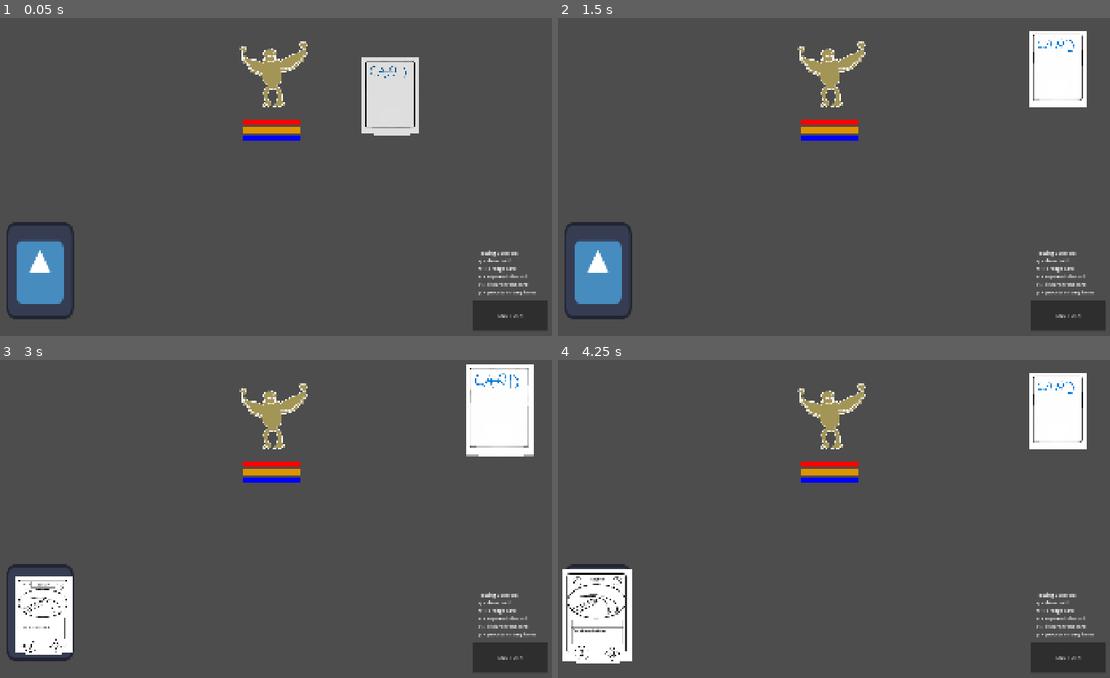
Above: before the commit, frames 1-4 (two rows, left to right).
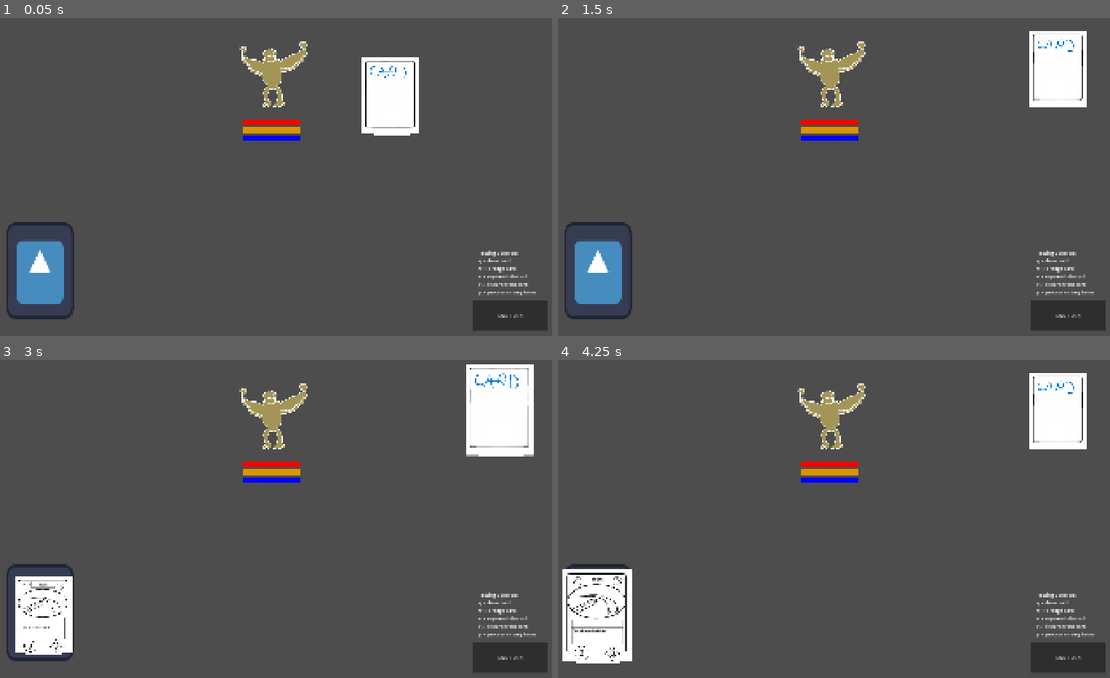
Above: after the commit, the same moments.

Repository: idealmonke/2.5d-test
Game: Godot game, scene res://game_data/scenes/Prototype_Battle.tscn
Same seed, same stepped clock (60 frames per second), same inputs: the game is played once before the commit and once after it. This scene is started directly instead of the project's main scene. The engine's default icon, where the game draws it, is replaced by a stand-in: a white triangle on a blue panel in a dark square.
Inputs (mouse positions are in pixels of both pictures, inside the frame that each line leads up to):
- Up to frame 1 (0.05 s): no input
- Up to frame 2 (1.5 s): click "END TURN" at 0.5 s; tap Enter at 1.25 s; drag from (596, 269) to (1060, 68) at 1.27 s
- Up to frame 3 (3 s): drag from (502, 410) to (38, 611) at 2.02 s; tap Space at 2.75 s; move the mouse to (502, 407) at 2.77 s; hold W from 2.78 s (still down); tap R at 2.85 s; click (502, 407) at 2.92 s
- Up to frame 4 (4.25 s): release W at 3.5 s; tap Enter at 3.5 s; drag from (1060, 410) to (596, 617) at 3.52 s

The runs differ from the first frame. In frame 1, 2.4% of the frame differs, in the area x 65-76%, y 12-37%; in frame 2, nothing differs; in frame 3, less than 0.1%; in frame 4, less than 0.1%.

Commit message:
Cards in discard exhaust correctly and made shader an instant transition

Diff:
--- a/game_data/scenes/Prototype_Battle.tscn
+++ b/game_data/scenes/Prototype_Battle.tscn
@@ -17,8 +17,6 @@
 [sub_resource type="ShaderMaterial" id="ShaderMaterial_5ar1h"]
 shader = ExtResource("6_l4n2p")
 shader_parameter/is_exhausted = false
-shader_parameter/transition_start_time = 0.0
-shader_parameter/fade_duration = 0.4
 shader_parameter/darken_amount = 0.800000038
 shader_parameter/desaturate_amount = 0.30000001425
 
@@ -66,6 +64,7 @@
 script = ExtResource("4_h35sd")
 
 [node name="discard" type="Area2D" parent="." unique_id=215352113]
+z_index = -1
 position = Vector2(192, 850)
 script = ExtResource("2_72g67")
 
@@ -409,4 +408,4 @@
 p = process enemy turns"
 label_settings = SubResource("LabelSettings_h35sd")
 
-[connection signal="pressed" from="end_turn" to="." method="_end_turn"]
+[connection signal="pressed" from="end_turn" to="." method="_on_end_turn_pressed"]
--- a/game_data/scripts/battle_controller.gd
+++ b/game_data/scripts/battle_controller.gd
@@ -127,6 +127,8 @@
 	var old_cards: Array[skill_card] = data.hand.pop_each()
 	old_cards.append_array(data.discard.pop_exhausted())
 
+	data.discard.exhaust_cards()
+
 	for card in old_cards:
 		card.interactable_state = COMMON_ENUMS.INTERACT_STATE.LIBRARY
 		card.exhausted = false
@@ -145,8 +147,7 @@
 	pass
 
 func _end_turn() -> void:
-	if current_state == COMMON_ENUMS.BATTLE_STATE.PLAYER_PLAYING:
-		_change_state(COMMON_ENUMS.BATTLE_STATE.PLAYER_END)
+	_change_state(COMMON_ENUMS.BATTLE_STATE.PLAYER_END)
 
 ## Used for managing the actions at start of state like animations etc
 func _on_enter_state(state: COMMON_ENUMS.BATTLE_STATE) -> void:
@@ -154,7 +155,7 @@
 		COMMON_ENUMS.BATTLE_STATE.PLAYER_UPKEEP:
 			pass
 		COMMON_ENUMS.BATTLE_STATE.PLAYER_END:
-			pass
+			print("ENDING TURN")
 		COMMON_ENUMS.BATTLE_STATE.PLAYER_PLAYING:
 			end_turn_button.show()
 		COMMON_ENUMS.BATTLE_STATE.ENEMY_TURNS:
--- a/game_data/scripts/battle_setup.gd
+++ b/game_data/scripts/battle_setup.gd
@@ -20,3 +20,7 @@
 	# TEMPORARY TESTING CODE
 
 	BattleController._change_state(COMMON_ENUMS.BATTLE_STATE.PLAYER_UPKEEP)
+
+
+func _on_end_turn_pressed() -> void:
+	BattleController._end_turn()
--- a/game_data/skill_cards/card_art/exhausted_card.gdshader
+++ b/game_data/skill_cards/card_art/exhausted_card.gdshader
@@ -2,26 +2,14 @@
 
 // Set from GDScript: true = exhausted, false = active
 uniform bool is_exhausted = false;
-
-// Set from GDScript to Time.get_ticks_msec() / 1000.0 (or OS.get_unix_time())
-// at the exact moment is_exhausted was last toggled
-uniform float transition_start_time = 0.0;
-
-uniform float fade_duration : hint_range(0.01, 5.0) = 0.1;
 uniform float darken_amount : hint_range(0.0, 1.0) = 0.75;
 uniform float desaturate_amount : hint_range(0.0, 1.0) = 0.75;
 
 void fragment() {
 	vec4 tex_color = texture(TEXTURE, UV);
 
-	// How far into the fade are we, 0 -> 1, clamped
-	float elapsed = TIME - transition_start_time;
-	float t = clamp(elapsed / fade_duration, 0.0, 1.0);
-	// Smooth the curve a bit instead of linear
-	//t = smoothstep(0.0, 1.0, t);
-
-	// If becoming exhausted, fade IN the darken effect; if becoming active, fade it OUT
-	float strength = is_exhausted ? t : 1.0 - t;
+	// No fade - just fully on or fully off
+	float strength = is_exhausted ? 1.0 : 0.0;
 
 	// Desaturate: blend toward grayscale (luminance)
 	float gray = dot(tex_color.rgb, vec3(0.299, 0.587, 0.114));
--- a/game_data/skill_cards/card_locations/skill_card_discard.gd
+++ b/game_data/skill_cards/card_locations/skill_card_discard.gd
@@ -40,8 +40,8 @@
 	return discard.is_empty()
 
 func pop_exhausted() -> Array[skill_card]:
-	var exhausted_cards: Array[skill_card]
-	for card in discard:
+	var exhausted_cards: Array[skill_card] = []
+	for card in discard.duplicate():
 		if card.exhausted:
 			exhausted_cards.push_front(pop_card(card))
 	return exhausted_cards
--- a/game_data/skill_cards/skill_card.gd
+++ b/game_data/skill_cards/skill_card.gd
@@ -56,12 +56,7 @@
 var exhausted: bool:
 	set(value):
 		exhausted = value
-		if exhausted == true:
-			exhaust_material.set_shader_parameter("is_exhausted", exhausted)
-			exhaust_material.set_shader_parameter("transition_start_time", Time.get_ticks_msec() / 1000.0)
-		else:
-			exhaust_material.set_shader_parameter("is_exhausted", exhausted)
-			exhaust_material.set_shader_parameter("transition_start_time", (Time.get_ticks_msec() / 1000.0) - 10.0)
+		exhaust_material.set_shader_parameter("is_exhausted", exhausted)
 
 # Subscribers
 var select_subscribers: Dictionary
